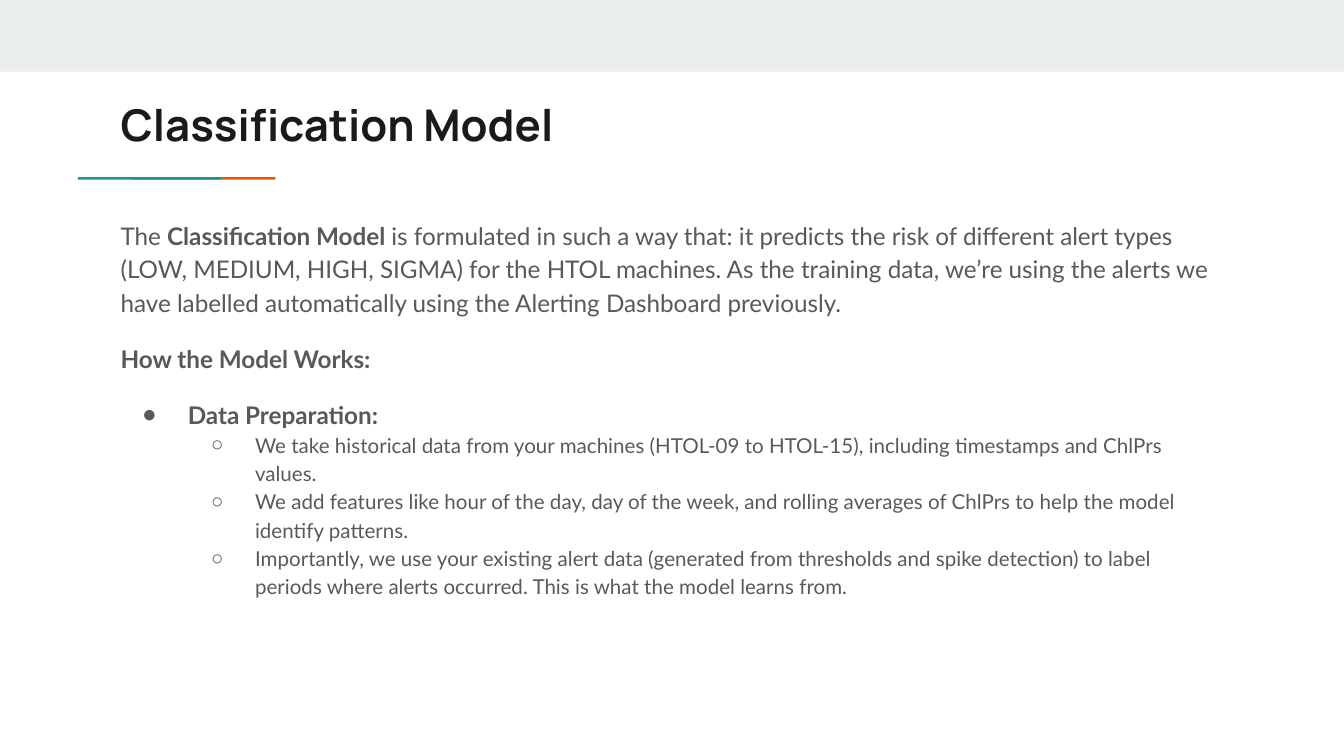
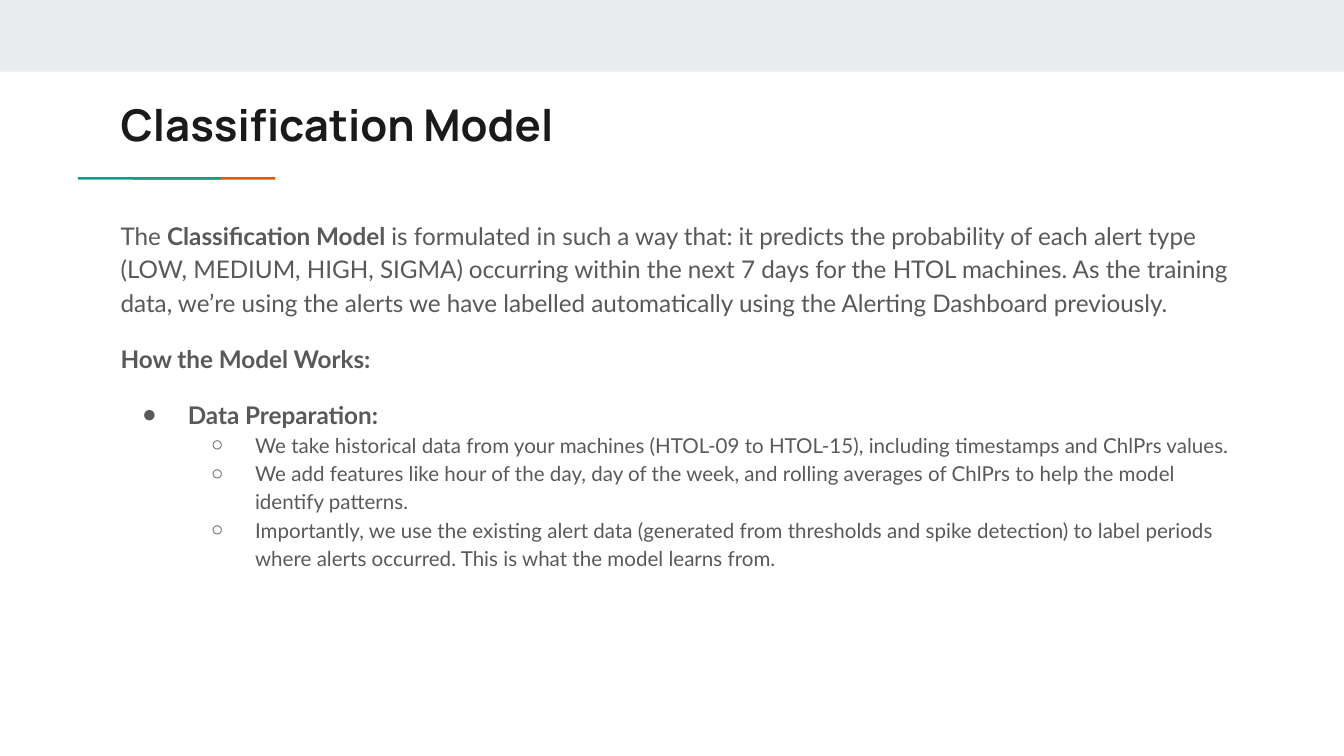
Before and after one commit to amoshnin/Work-HTOL.TMON, a slide deck: slide 9 of predictive_maintainance/Predictive Maintainance Results Presentation.pptx. Drawn at 1344x756 pixels with LibreOffice and Linux fonts; fonts in the diff are those of the drawing. Boxes give left, top, right and bottom in pixels: in the first picture for what was removed or moved away, otherwise in the second. Text is boxed around its words. In the diff, an @@ line names an element or a change of style, - is before the commit and + after.

```diff
--- a/predictive_maintainance/Predictive Maintainance Results Presentation.pptx
+++ b/predictive_maintainance/Predictive Maintainance Results Presentation.pptx
@@ text at (121, 227, 1228, 317): text changed @@
-The Classification Model is formulated in such a way that: it predicts the risk of different alert types (LOW, MEDIUM, HIGH, SIGMA) for the HTOL machines. As the training data, we’re using the alerts we have labelled automatically using the Alerting Dashboard previously.
+The Classification Model is formulated in such a way that: it predicts the probability of each alert type (LOW, MEDIUM, HIGH, SIGMA) occurring within the next 7 days for the HTOL machines. As the training data, we’re using the alerts we have labelled automatically using the Alerting Dashboard previously.
@@ text at (255, 522, 1213, 566): text changed @@
-  ○ Importantly, we use your existing alert data (generated from thresholds and spike detection) to label periods where alerts occurred. This is what the model learns from.
+  ○ Importantly, we use the existing alert data (generated from thresholds and spike detection) to label periods where alerts occurred. This is what the model learns from.
```
Also in this commit, not shown: 2 other slides changed.
